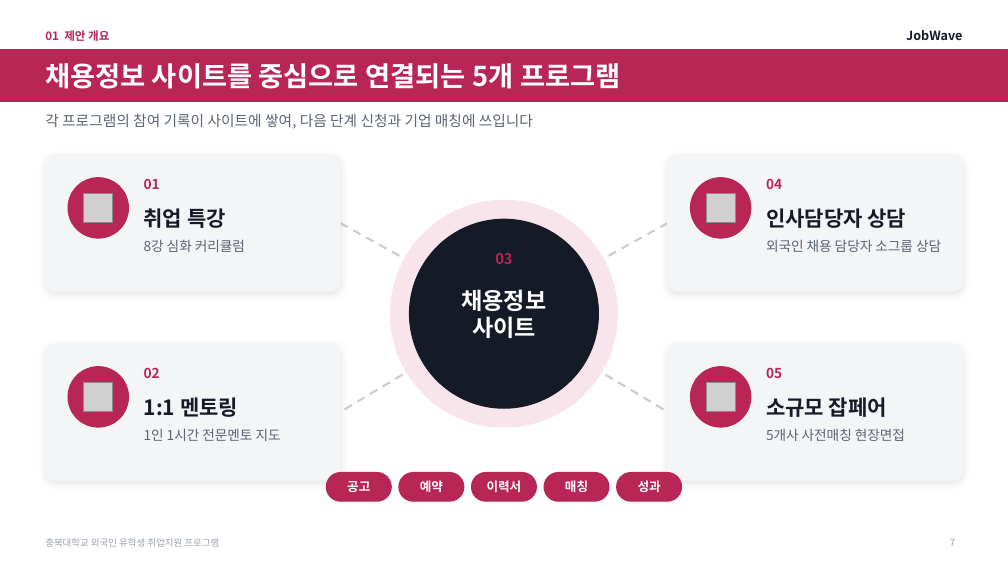
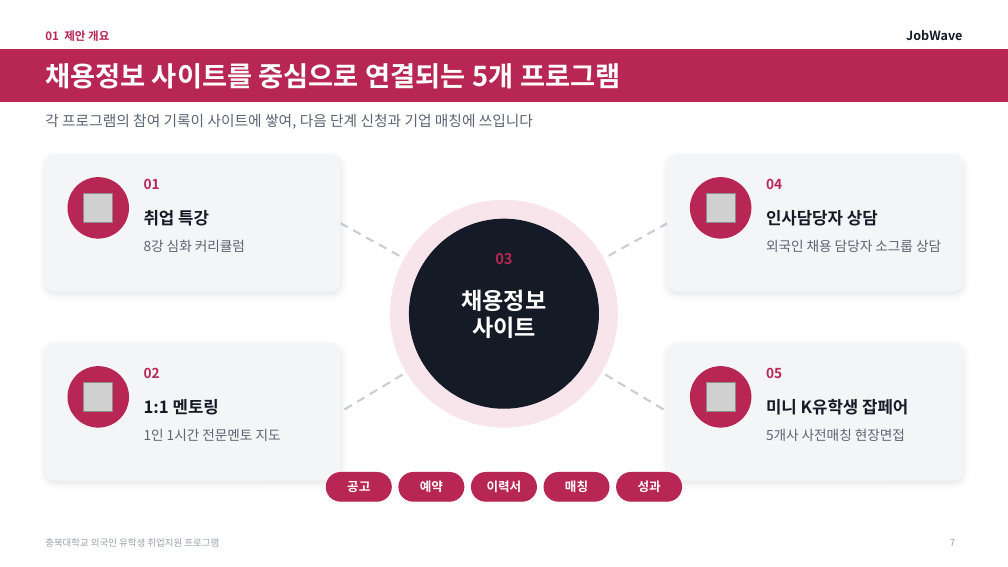
Before and after one commit to job-wave/Codex, a slide deck: slide 7 of output/jobwave-cbnu-proposal/JobWave_proposal_visual.pptx. Drawn at 1008x567 pixels with LibreOffice and Linux fonts; fonts in the diff are those of the drawing; grey boxes stand for pictures. Boxes give left, top, right and bottom in pixels: in the first picture for what was removed or moved away, otherwise in the second. Text is boxed around its words. In the diff, an @@ line names an element or a change of style, - is before the commit and + after.

```diff
--- a/output/jobwave-cbnu-proposal/JobWave_proposal_visual.pptx
+++ b/output/jobwave-cbnu-proposal/JobWave_proposal_visual.pptx
@@ size 20 to 16 pt in 3 elements at <box>144,210,209,226</box>, <box>766,210,878,226</box>, <box>144,399,219,415</box> @@
@@ text at <box>766,399,908,415</box>: text changed; size 20 to 16 pt @@
-소규모 잡페어
+미니 K유학생 잡페어
```
Also in this commit, not shown: 9 other slides changed, 1 other file.
